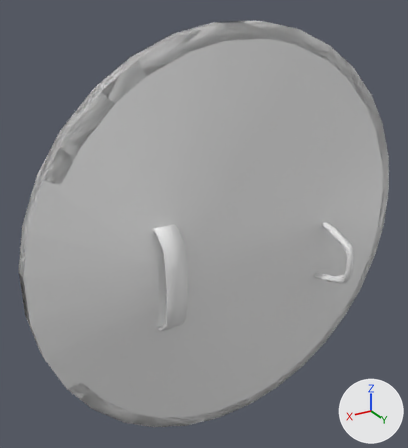
The FBX model Assets/_Project/Content/Models/RoundShieldPainted/RoundShieldPainted.fbx: old version first, new version second.
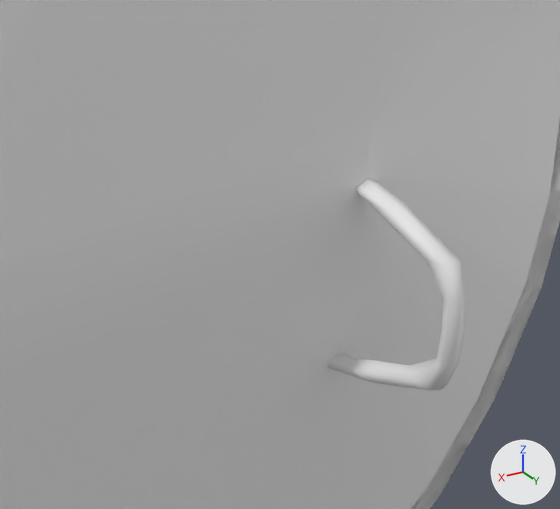
Each version is shown whole from a 50 mm camera at (0.379, 0.73, 0.462) aimed at (-0.125, -0.109, 0.043), then close up on the part from 53% to 93% of the width and 38% to 71% of the height. Lighting does not change. The marker at lower right points along +X, +Y and +Z. The last two pictures show the newer version. Where no turn or scale is listed for an object, it has been applied to the vertices.

Names of what the first close-up shows: 'RoundShield_Body_COL', 'RoundShield_LOD0'.
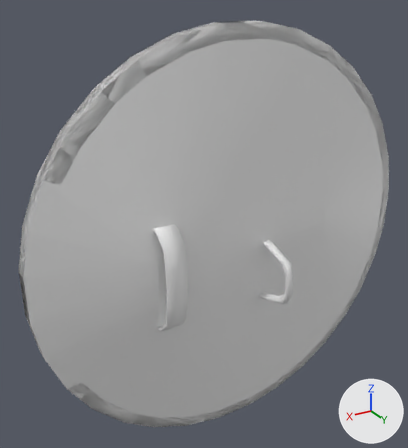
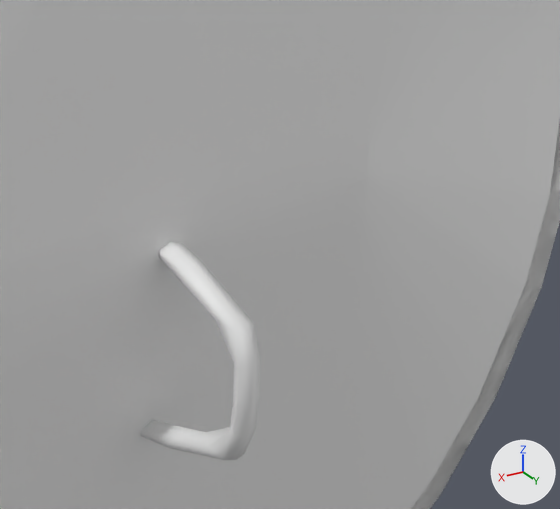
Changed parts and their boxes (x1, y1, x2, y2) in the close-ups (560 x 509 px; the box of a moved part takes in the faces that stretch with it):
'RoundShield_LOD0', reshaped
    before: (328, 121, 560, 509)
    after: (140, 121, 560, 509)
part 1 of me_roundshield_lod0, moved or reshaped
    before: (328, 180, 464, 390)
    after: (140, 242, 258, 460)

What the commit changed:
me_roundshield_lod0 has 412 vertices, 432 faces and spans x -0.579..0.221, y -0.159..0.05, z -0.4..0.4.
me_roundshield_lod0 is used by ob_roundshield_lod0; location (0.0, 0.0, 0.0).
me_roundshield_lod0 part 1: the loose piece of 78 vertices spanning x -0.376..-0.34, y -0.08..0.05, z -0.124..0.045 is moved by (0.148, 0.0, 0.0).
